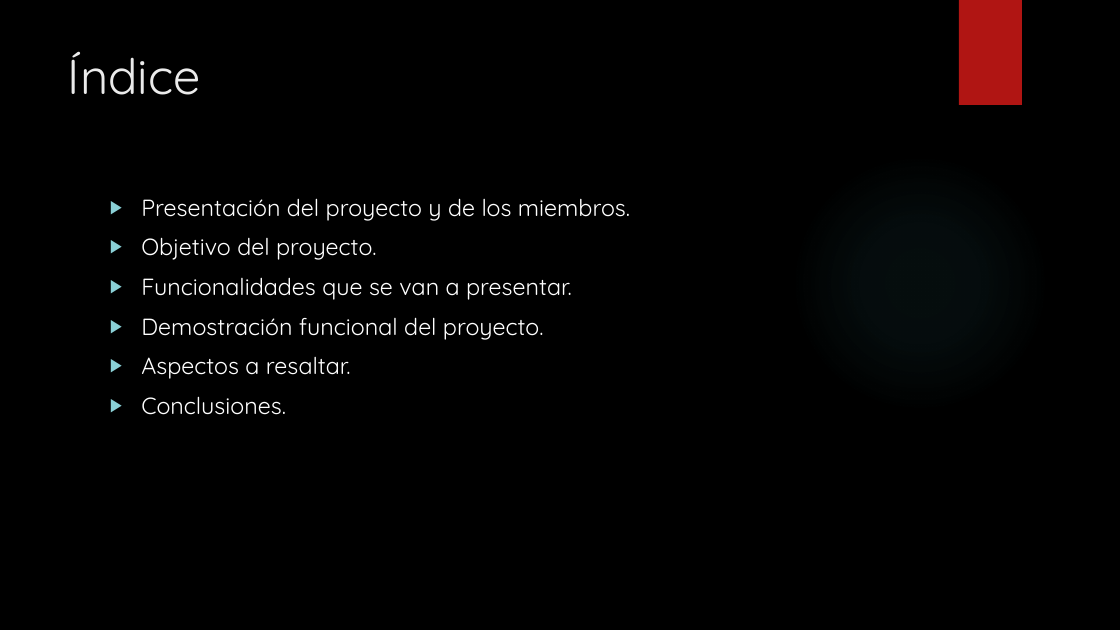
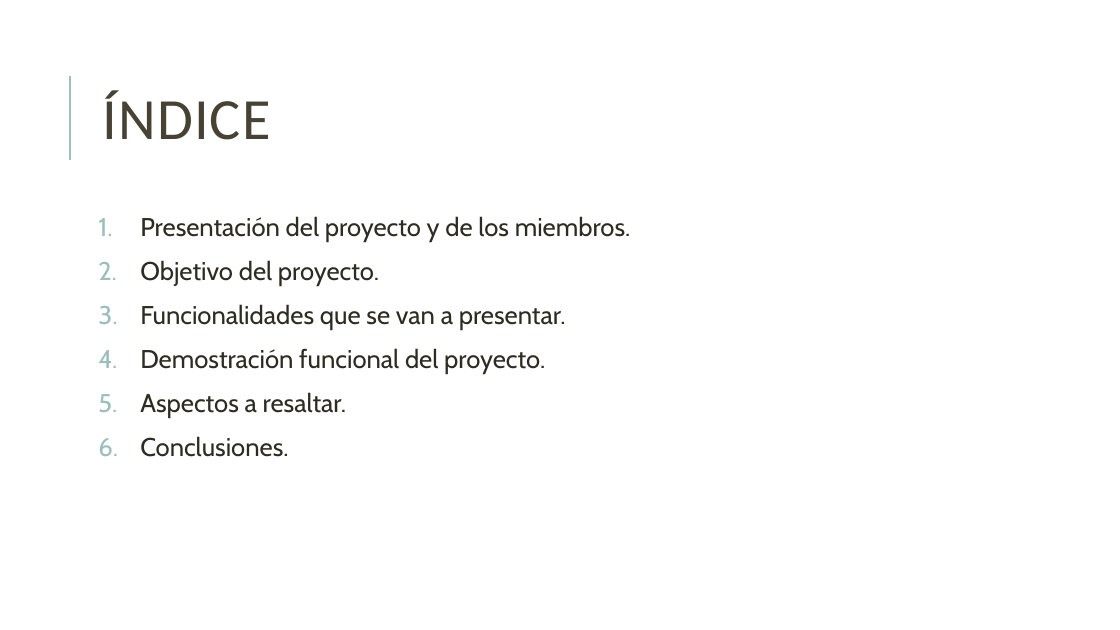
Before and after one commit to danielallhoff/M17-G4-AirDSS, a slide deck: slide 2 of AIRDSS.pptx. Drawn at 1120x630 pixels with LibreOffice and Linux fonts; fonts in the diff are those of the drawing; background and template pictures are left out. Boxes give left, top, right and bottom in pixels: in the first picture for what was removed or moved away, otherwise in the second. Text is boxed around its words. In the diff, an @@ line names an element or a change of style, - is before the commit and + after.

```diff
--- a/AIRDSS.pptx
+++ b/AIRDSS.pptx
@@ background picture (left out) to #FFFFFF @@
@@ rectangle removed at <box>959,0,1022,105</box> @@
@@ title "ÍNDICE" at <box>102,91,270,140</box>: vertical alignment top to middle @@
@@ line added from (70, 160) to (70, 76), #9CBEBD 1.5 pt @@
@@ title at <box>102,91,270,140</box>: text changed; size 42 to 50 pt; font Quicksand to Calibri; text colour #EBEBEB to #474233 @@
-Índice
+ÍNDICE
@@ ellipse removed at <box>791,154,1049,413</box> @@
@@ text "Presentación del proyecto y de ...": place and size @@
-text "Presentación del proyecto y de ..." at <box>141,198,630,415</box>
+text "Presentación del proyecto y de ..." at <box>140,216,631,457</box>
@@ text "Presentación del proyecto y de ..." at <box>140,216,631,457</box>: size 20 to 22 pt, font Quicksand to Cabin, text colour #FFFFFF to #2E2B21; bullet ▶ to 1.; line spacing 1 to 0.9; more space between paragraphs; bullet colour #8AD0D6 to #9CBEBD @@
```
Also in this commit, not shown: 7 other slides changed, 4 slides added, 1 slide removed, 1 other file.
